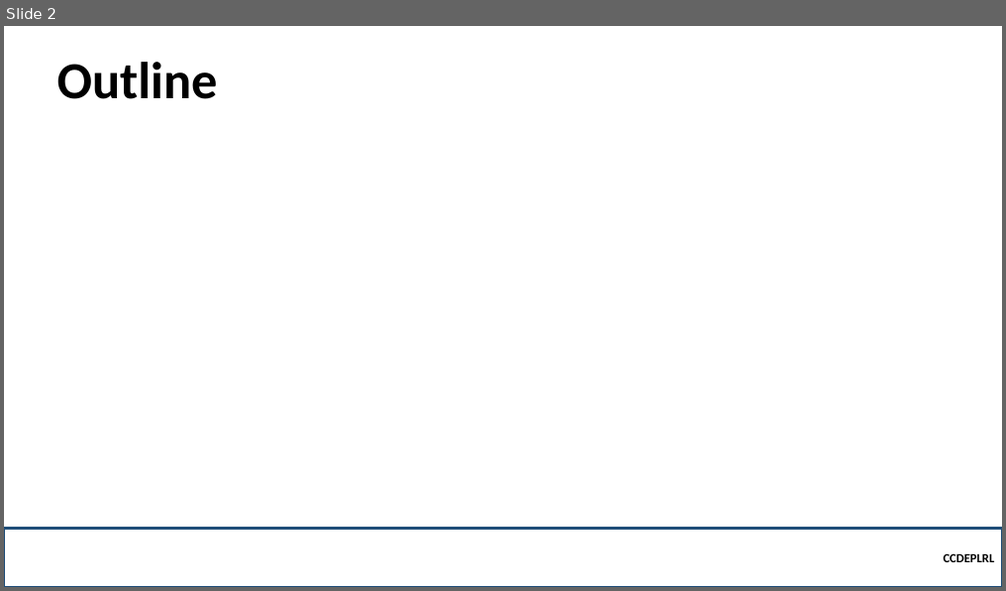
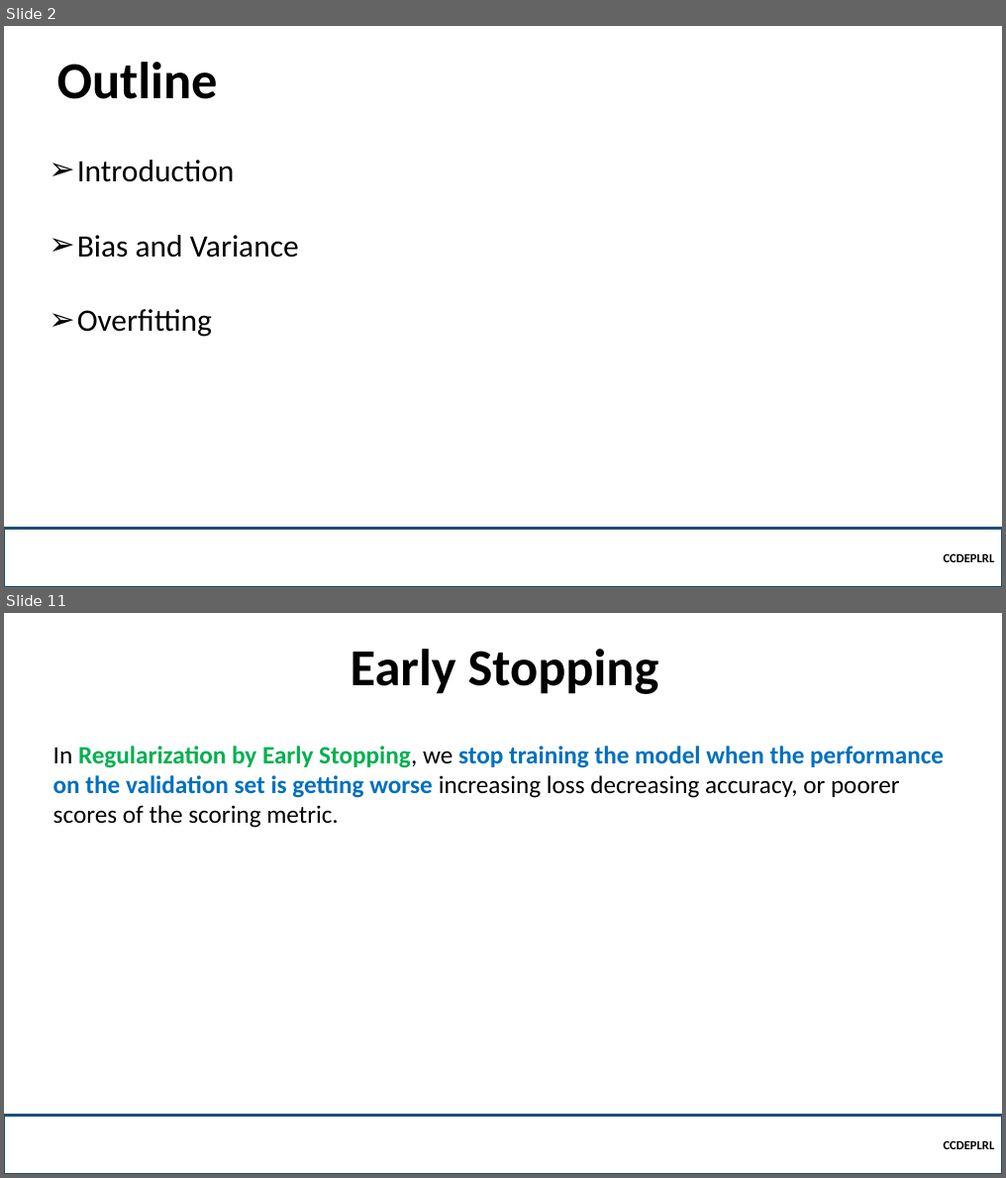
Before and after one commit to robitussin/CCDEPLRL, a slide deck: Week 3 - Neural Networks in Practice/Overfitting.pptx. Shown one above the other, each under a label of ours: slide 2 before the commit, slides 2 and 11 after it; the slides between them are not shown. The pictures are 1006x591 and 1006x1178 pixels, drawn with LibreOffice and Linux fonts; fonts in the diff are those of the drawing; background and template pictures are left out. Boxes give left, top, right and bottom in pixels: in the first picture for what was removed or moved away, otherwise in the second. Text is boxed around its words. In the diff, an @@ line names an element or a change of style, - is before the commit and + after.

Commit message:
added mini batch and overfitting

```diff
--- a/Week 3 - Neural Networks in Practice/Overfitting.pptx
+++ b/Week 3 - Neural Networks in Practice/Overfitting.pptx
@@ slide 11 added at (x1=4, y1=613, x2=1002, y2=1174), background picture (left out) @@
@@ title added at (x1=350, y1=649, x2=659, y2=694), 50 pt, text #000000, bold @@
+Early Stopping
@@ text added at (x1=54, y1=746, x2=944, y2=828), 24 pt, text #000000, bold @@
+In Regularization by Early Stopping, we stop training the model when the performance on the validation set is getting worse increasing loss decreasing accuracy, or poorer scores of the scoring metric.
@@ rectangle added at (x1=4, y1=1115, x2=1002, y2=1174), outline #1F4E79 2.25 pt, 12 pt, text #000000, bold @@
+CCDEPLRL
@@ slide 2 changed as well @@
@@ text added at (x1=77, y1=160, x2=299, y2=337), 30 pt, text #000000 @@
+➢ Introduction
+➢ Bias and Variance
+➢ Overfitting
```
Also in this commit, not shown: 1 other slide changed, 8 other slides added, 2 other files.
